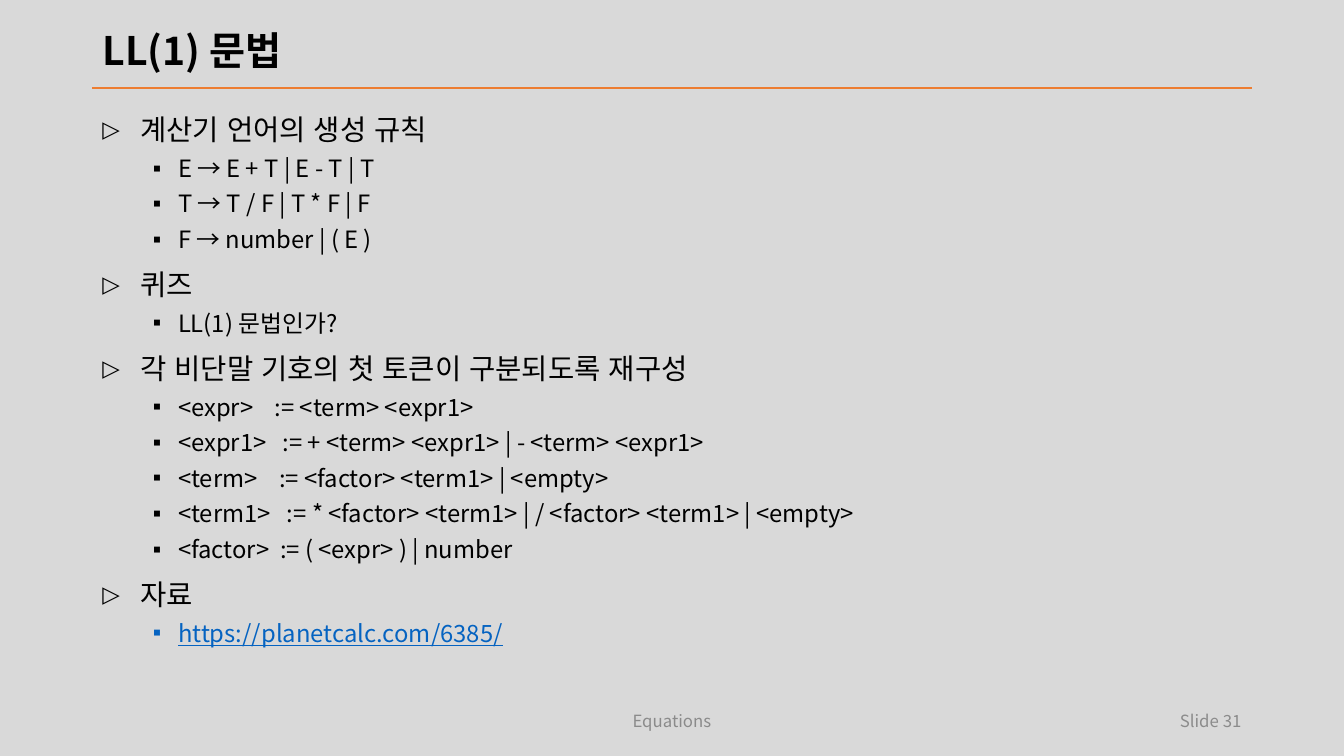
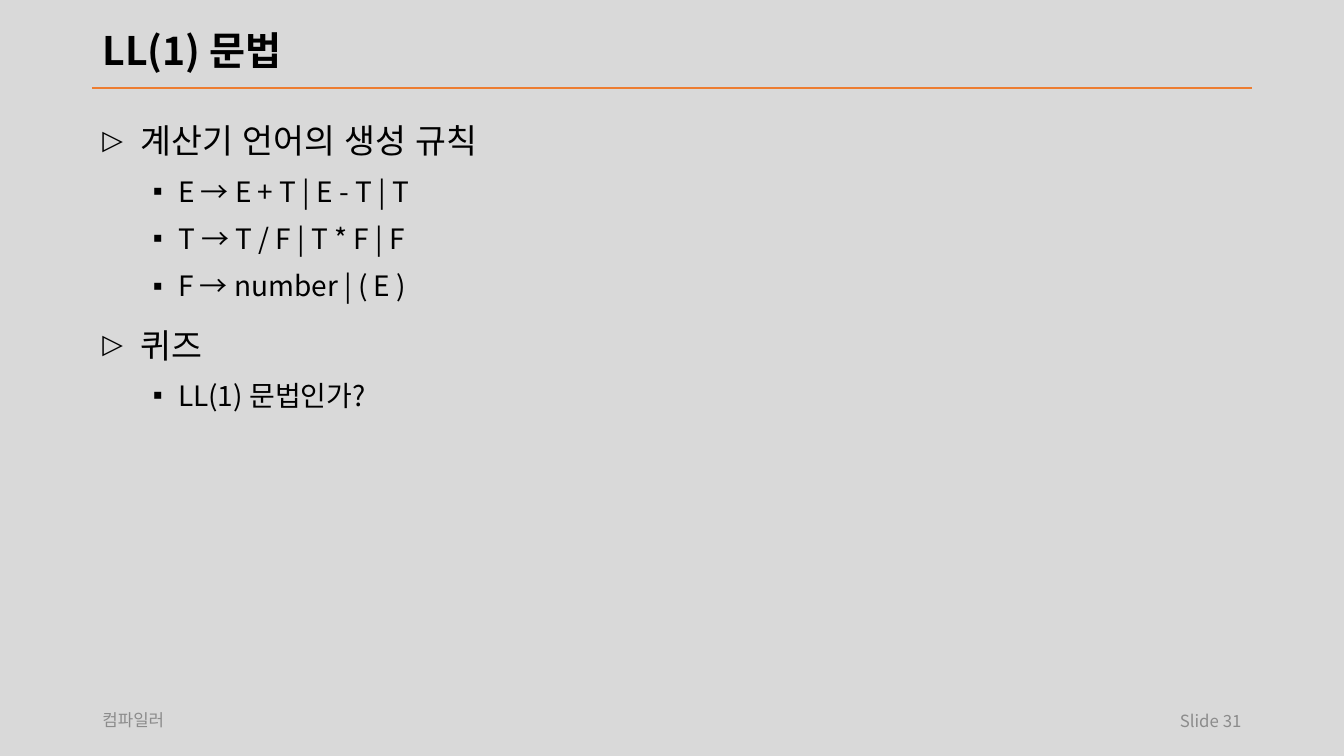
Before and after one commit to laxtools/article, a slide deck: slide 31 of programming/compiler/lecture/note.pptx. Drawn at 1344x756 pixels with LibreOffice and Linux fonts; fonts in the diff are those of the drawing. Boxes give left, top, right and bottom in pixels: in the first picture for what was removed or moved away, otherwise in the second. Text is boxed around its words. In the diff, an @@ line names an element or a change of style, - is before the commit and + after.

```diff
--- a/programming/compiler/lecture/note.pptx
+++ b/programming/compiler/lecture/note.pptx
@@ text "계산기 언어의 생성 규칙" at [140, 125, 478, 412]: size 20.4 to 24 pt in "계산기 언어의 생성 규칙", "퀴즈"; size 17 to 20 pt in "E → E + T | E ...", "T → T / F | T ...", "F → number | ( E )", "LL(1) 문법인가?"; line spacing 1 to 1.2 @@
@@ text at [140, 355, 854, 648]: paragraphs removed @@
-▷ 각 비단말 기호의 첫 토큰이 구분되도록 재구성
-  ▪ <expr> := <term> <expr1>
-  ▪ <expr1> := + <term> <expr1> | - <term> <expr1>
-  ▪ <term> := <factor> <term1> | <empty>
-  ▪ <term1> := * <factor> <term1> | / <factor> <term1> | <empty>
-  ▪ <factor> := ( <expr> ) | number
-▷ 자료
-  ▪ https://planetcalc.com/6385/
@@ text added at [102, 712, 164, 727], 12 pt, text #8C8C8C @@
+컴파일러
@@ text removed at [633, 714, 712, 731] @@
-Equations
```
Also in this commit, not shown: 70 other slides changed, 4 slides added, 3 slides removed, 5 other files.
